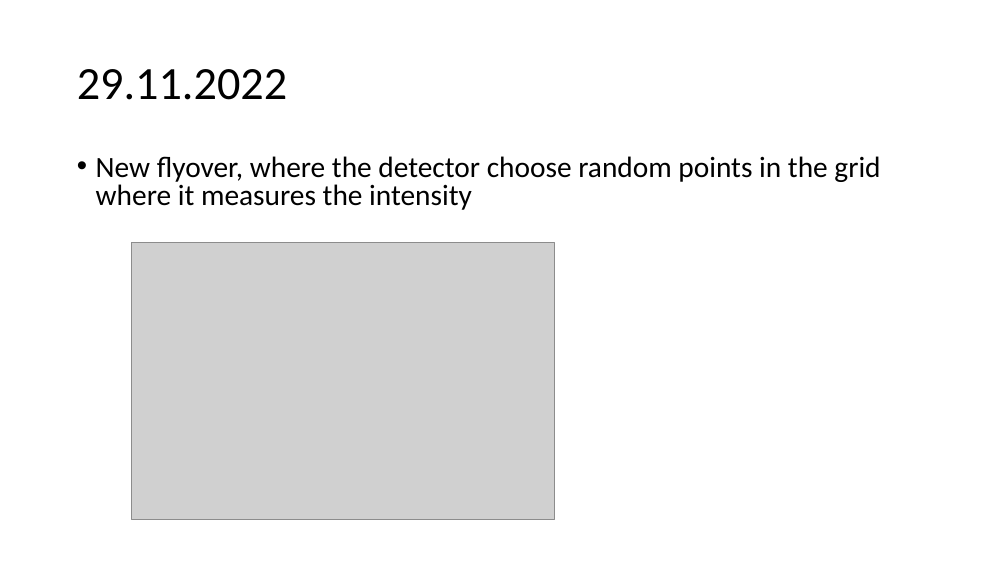
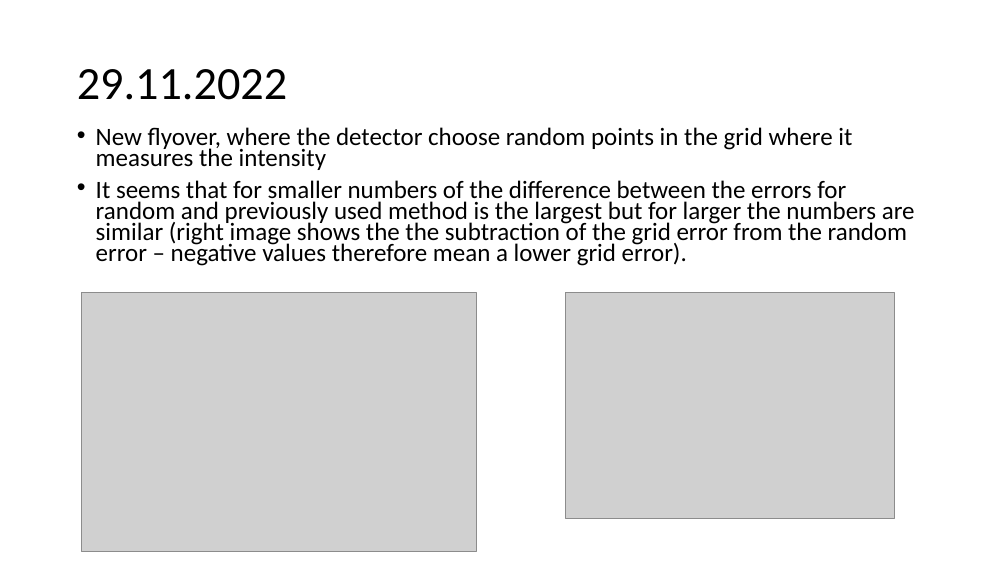
Before and after one commit to urhtrinko/DroneRadioactivity_student_job, a slide deck: slide 20 of reports/work_diary.pptx. Drawn at 1008x567 pixels with LibreOffice and Linux fonts; fonts in the diff are those of the drawing; grey boxes stand for pictures. Boxes give left, top, right and bottom in pixels: in the first picture for what was removed or moved away, otherwise in the second. Text is boxed around its words. In the diff, an @@ line names an element or a change of style, - is before the commit and + after.

```diff
--- a/reports/work_diary.pptx
+++ b/reports/work_diary.pptx
@@ text "New flyover, where the detector ...": place and size @@
-text "New flyover, where the detector ..." at <box>96,156,880,210</box>
+text "New flyover, where the detector ..." at <box>96,127,915,266</box>
@@ text at <box>96,127,852,170</box>: size 28 to 23.8 pt in "New flyover, where the detector choose random ..."; line spacing 0.8 to 0.7 @@
@@ text at <box>96,180,915,266</box>: paragraph added @@
+• It seems that for smaller numbers of the difference between the errors for random and previously used method is the largest but for larger the numbers are similar (right image shows the the subtraction of the grid error from the random error – negative values therefore mean a lower grid error).
@@ picture: place and size @@
-picture at <box>132,243,554,520</box>
+picture at <box>82,293,476,552</box>
@@ picture added at <box>566,293,894,519</box> @@
```
